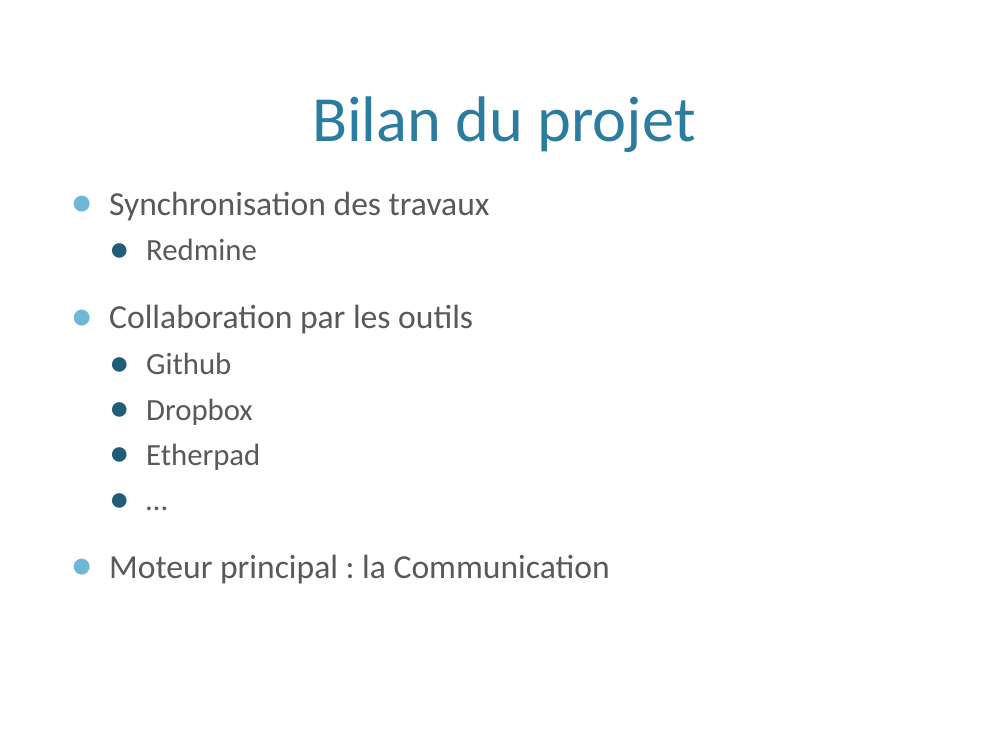
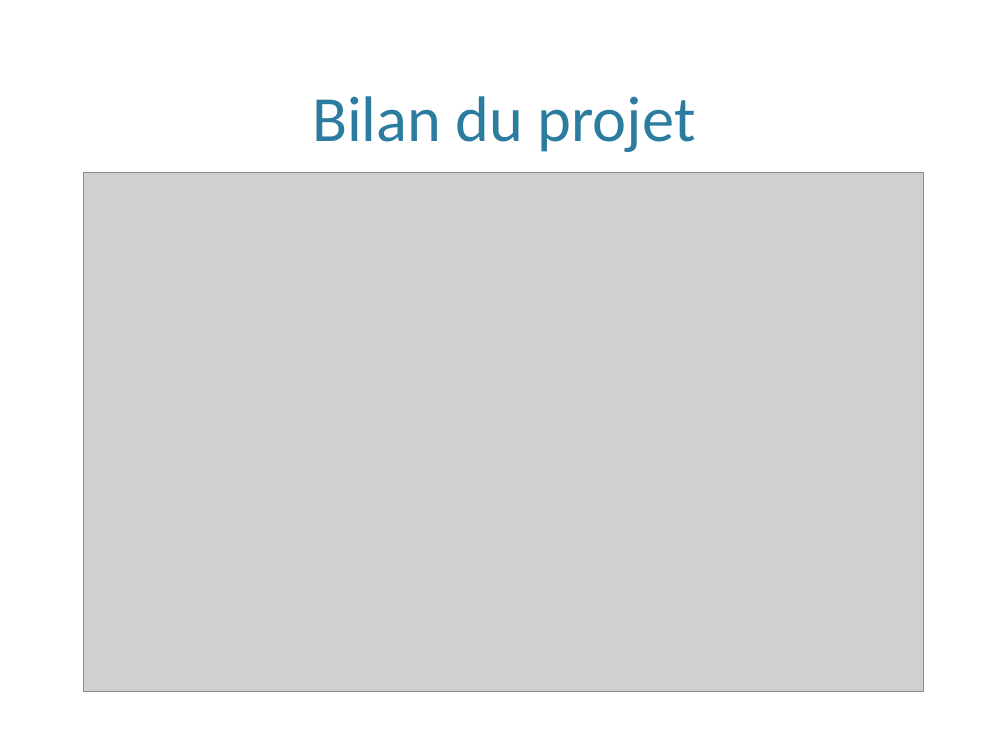
Before and after one commit to hexanome/soa, a slide deck: slide 19 of presentationSISOA.pptx. Drawn at 1008x756 pixels with LibreOffice and Linux fonts; fonts in the diff are those of the drawing; grey boxes stand for pictures; background and template pictures are left out. Boxes give left, top, right and bottom in pixels: in the first picture for what was removed or moved away, otherwise in the second. Text is boxed around its words. In the diff, an @@ line names an element or a change of style, - is before the commit and + after.

```diff
--- a/presentationSISOA.pptx
+++ b/presentationSISOA.pptx
@@ picture added at (x1=84, y1=172, x2=923, y2=691) @@
@@ text removed at (x1=109, y1=191, x2=610, y2=584) @@
-● Synchronisation des travaux
-  ● Redmine
-● Collaboration par les outils
-  ● Github
-  ● Dropbox
-  ● Etherpad
-  ● …
-● Moteur principal : la Communication
```
Also in this commit, not shown: 7 other slides changed, 2 slides added.
